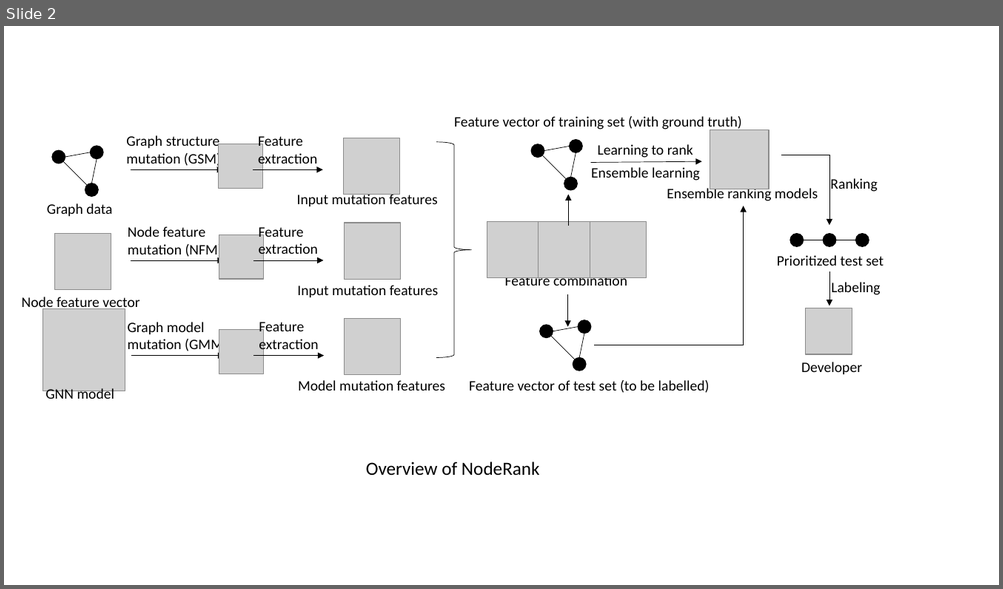
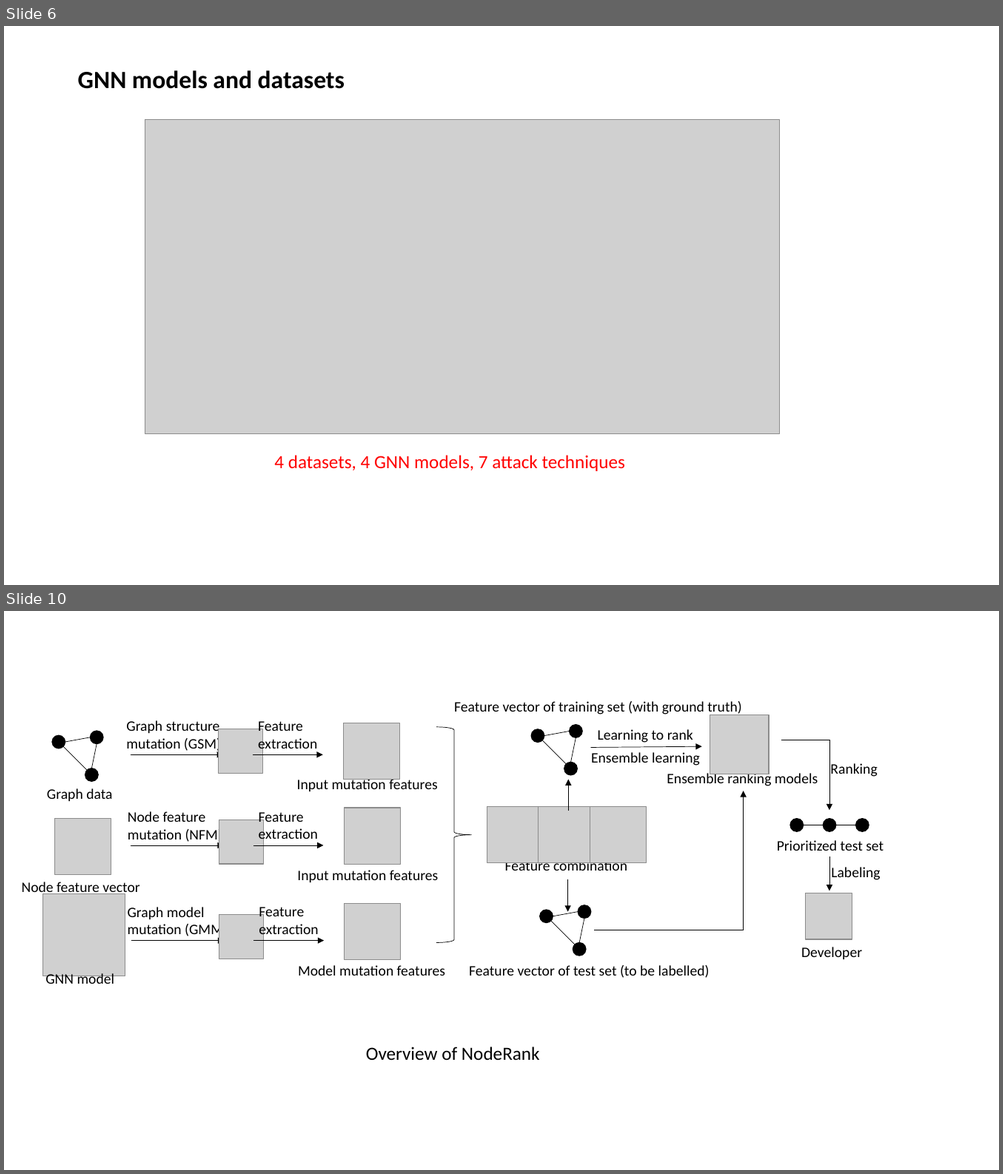
Before and after one commit to yinghuali/NodeRank, a slide deck: NodeRank.pptx. Shown one above the other, each under a label of ours: slide 2 before the commit, slides 6 and 10 after it; the slides between them are not shown. The pictures are 1003x589 and 1003x1174 pixels, drawn with LibreOffice and Linux fonts; fonts in the diff are those of the drawing; grey boxes stand for pictures. Boxes give left, top, right and bottom in pixels: in the first picture for what was removed or moved away, otherwise in the second. Text is boxed around its words. In the diff, an @@ line names an element or a change of style, - is before the commit and + after.

```diff
--- a/NodeRank.pptx
+++ b/NodeRank.pptx
@@ slide 6 added at (x1=4, y1=26, x2=999, y2=585), background #FFFFFF @@
@@ text added at (x1=78, y1=70, x2=344, y2=89), 24 pt, text #000000, bold @@
+GNN models and datasets
@@ picture added at (x1=145, y1=120, x2=780, y2=434) @@
@@ text added at (x1=274, y1=455, x2=625, y2=471), 18 pt, text #FF0000 @@
+4 datasets, 4 GNN models, 7 attack techniques
@@ what was slide 2 is now slide 10 @@
```
Also in this commit, not shown: 8 other slides added.
